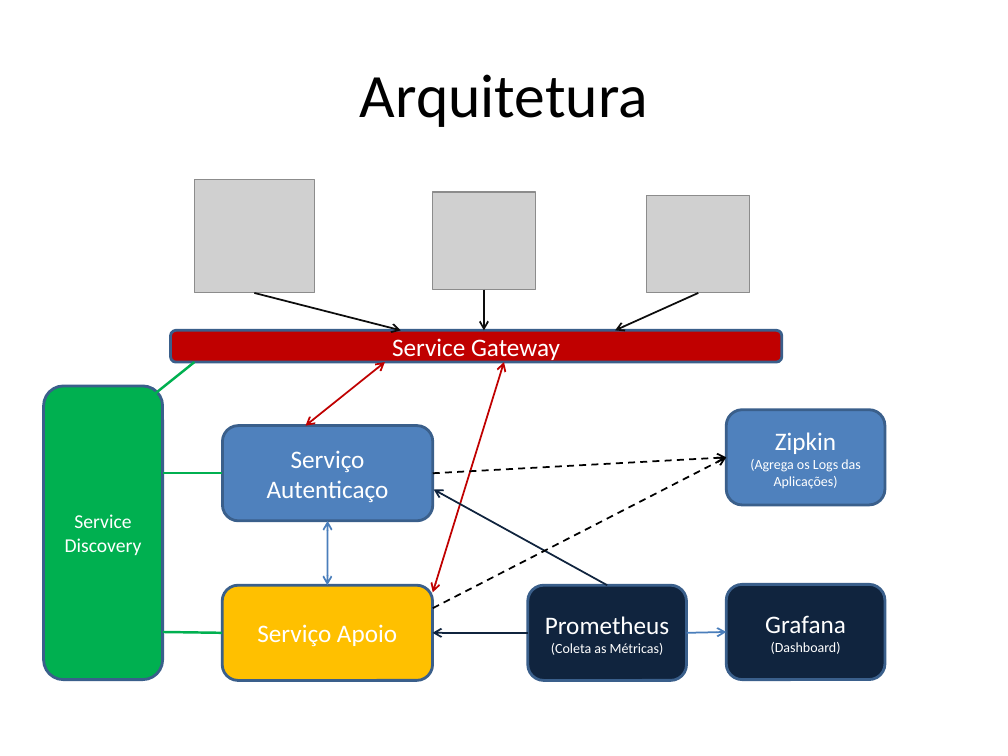
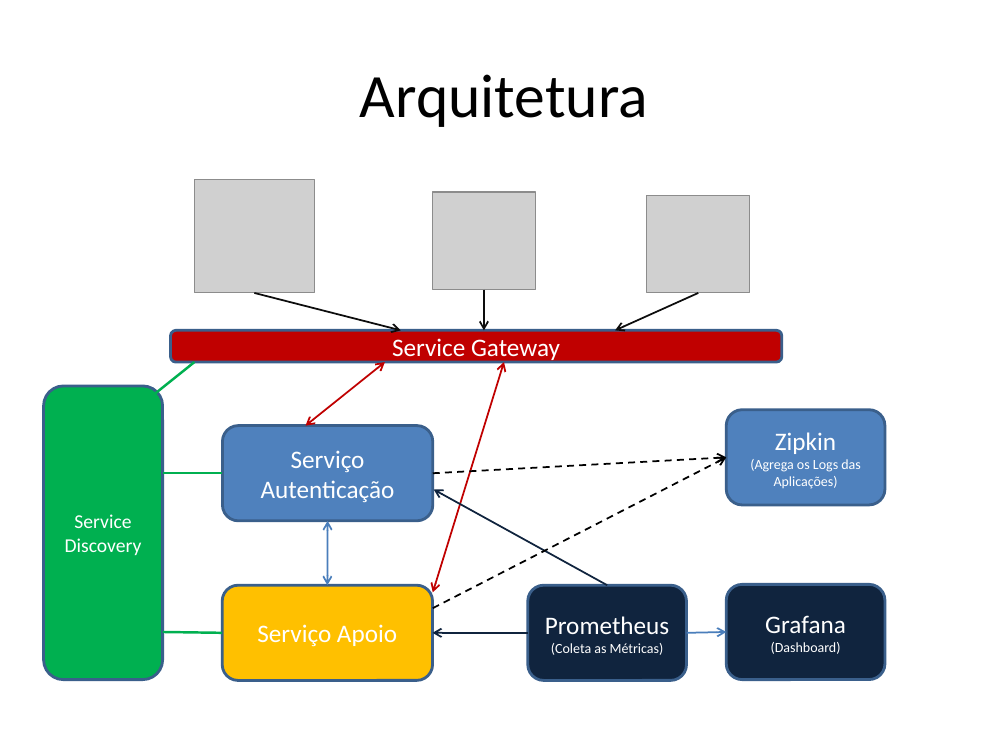
Before and after one commit to MarcelloTinoco/arquitetura-software, a slide deck: slide 5 of Arquitetura Siplad V3.pptx. Drawn at 1008x756 pixels with LibreOffice and Linux fonts; fonts in the diff are those of the drawing; grey boxes stand for pictures. Boxes give left, top, right and bottom in pixels: in the first picture for what was removed or moved away, otherwise in the second. Text is boxed around its words. In the diff, an @@ line names an element or a change of style, - is before the commit and + after.

Commit message:
1 - Refactory no artefato siplad-gateway, para importar o artefato siplad-service-core. 2 - Incremento no Power Point da Arquitetura Siplad V3

```diff
--- a/Arquitetura Siplad V3.pptx
+++ b/Arquitetura Siplad V3.pptx
@@ text in rounded rectangle at [261, 450, 395, 502]: text changed @@
-Serviço Autenticaço
+Serviço Autenticação
```
Also in this commit, not shown: 9 slides added, 33 other files.
